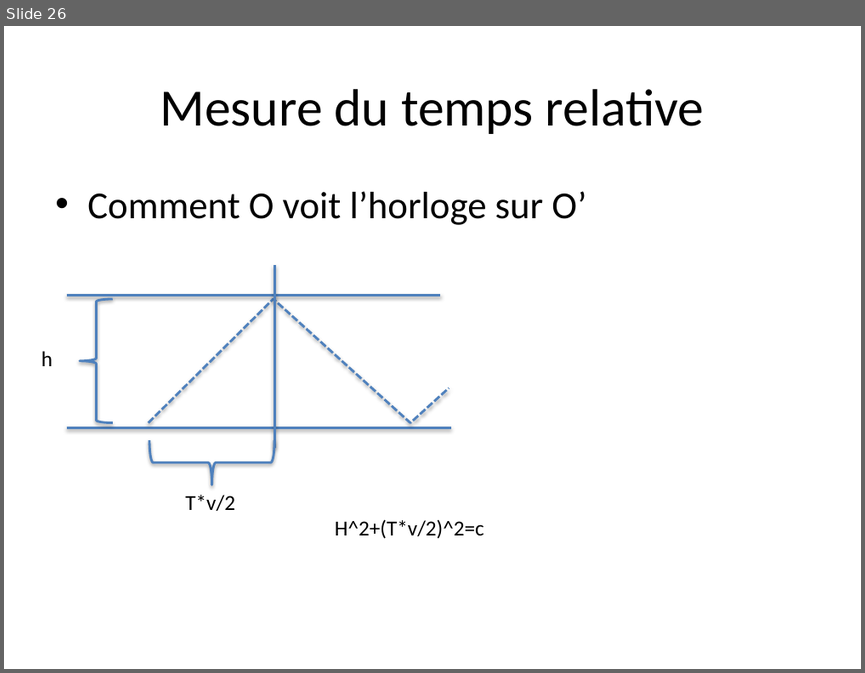
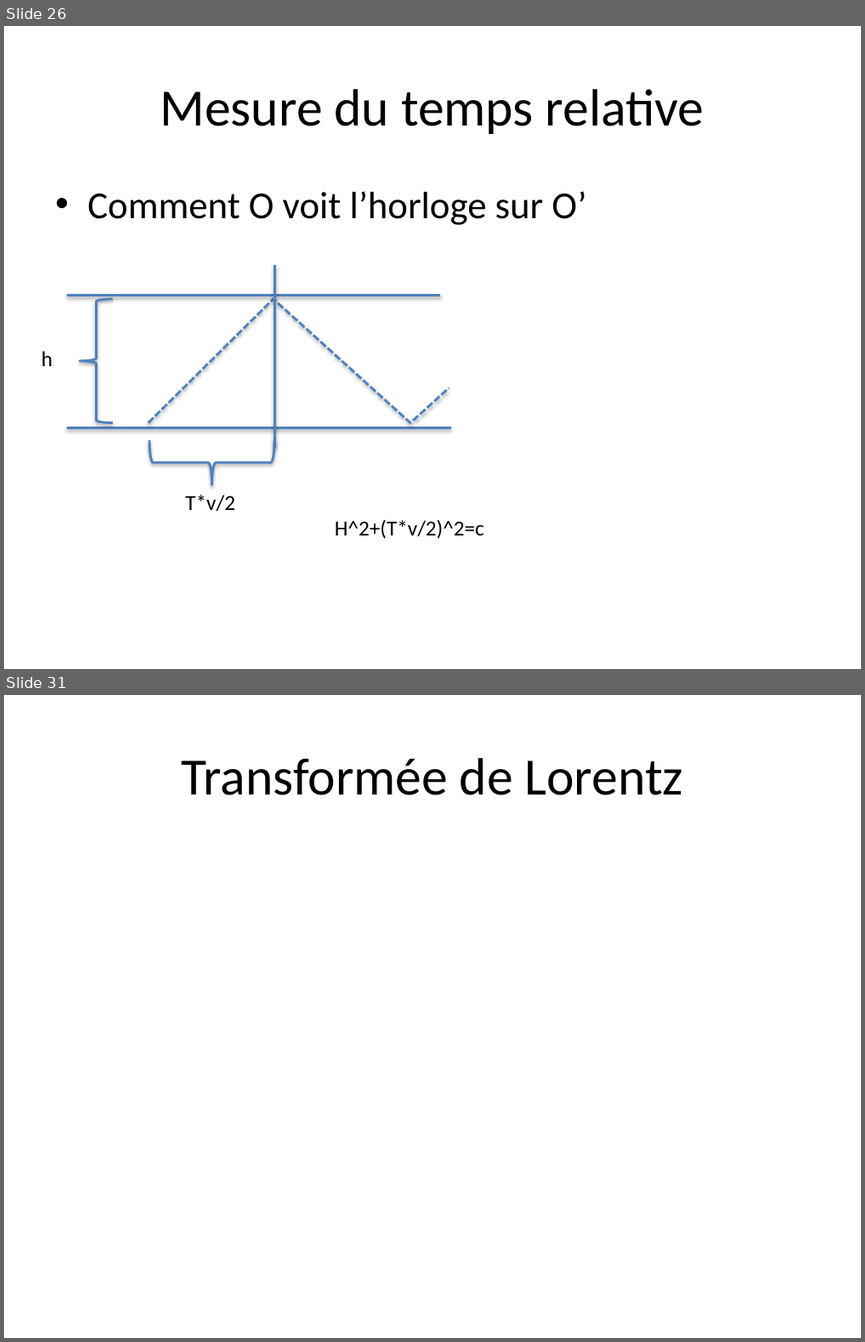
Before and after one commit to jraniero/relativity, a slide deck: Presentation1.pptx. Shown one above the other, each under a label of ours: slide 26 before the commit, slides 26 and 31 after it; the slides between them are not shown. The pictures are 865x673 and 865x1342 pixels, drawn with LibreOffice and Linux fonts; fonts in the diff are those of the drawing. Boxes give left, top, right and bottom in pixels: in the first picture for what was removed or moved away, otherwise in the second. Text is boxed around its words. In the diff, an @@ line names an element or a change of style, - is before the commit and + after.

```diff
--- a/Presentation1.pptx
+++ b/Presentation1.pptx
@@ slide 31 added at box(4, 695, 861, 1338), background #FFFFFF @@
@@ title added at box(181, 758, 683, 795), 44 pt, text #000000 @@
+Transformée de Lorentz
```
Also in this commit, not shown: 6 other slides added.
